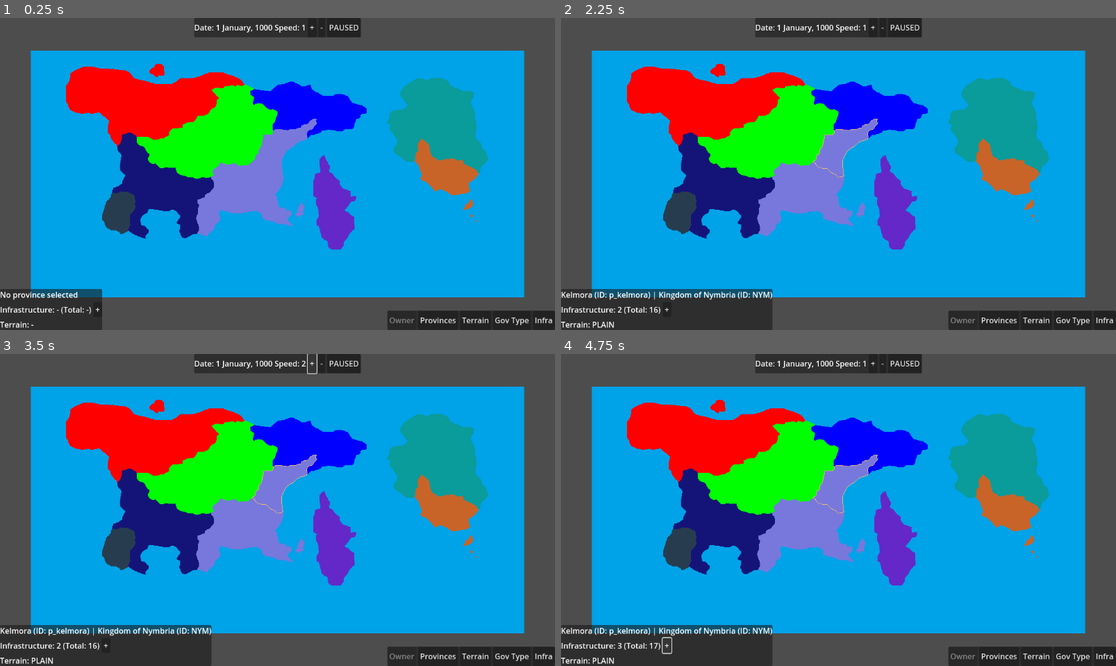
Above: before the commit, frames 1-4 (two rows, left to right).
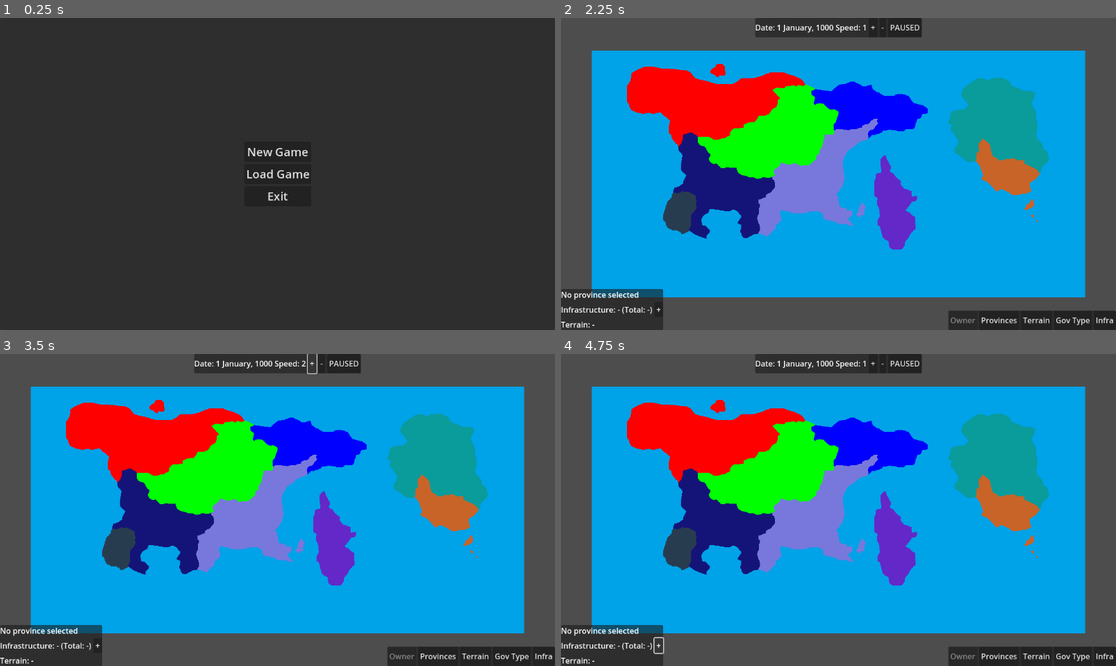
Above: after the commit, the same moments.

Repository: tsallustro/map-game
Game: Godot game, scene res://scenes/mainmenu.tscn
Two runs of this game, one before a commit and one after it. Both use one fixed random seed, a clock stepped at 60 frames per second and the inputs below. Before the commit the project starts from res://main.tscn.
Inputs (mouse positions are in pixels of both pictures, inside the frame that each line leads up to):
- Up to frame 1 (0.25 s): no input
- Up to frame 2 (2.25 s): click (838, 174) at 0.5 s, where only the run after the commit has a clickable "Load Game"; click (838, 320) at 1.25 s, where only the run after the commit has a clickable "Back"; click (838, 152) at 2 s, where only the run after the commit has a clickable "New Game"
- Up to frame 3 (3.5 s): click "+" at 2.75 s
- Up to frame 4 (4.75 s): click "-" at 3.5 s; click "+" at 4.25 s

The runs differ from the first frame. In frame 1, 95% of the frame differs, in the area x 0-100%, y 0-100%; in frame 2, 3.0%; in frame 3, 3.0%; in frame 4, 3.0%.

Commit message:
Basic main menu

Diff:
--- a/project.godot
+++ b/project.godot
@@ -11,7 +11,7 @@
 [application]
 
 config/name="Map Game"
-run/main_scene="uid://dwi8pqgrjflqx"
+run/main_scene="uid://dvl5r5hef4xi3"
 config/features=PackedStringArray("4.5", "Forward Plus")
 
 [autoload]
--- a/main.tscn
+++ b/scenes/main.tscn
@@ -1,13 +1,13 @@
 [gd_scene load_steps=9 format=3 uid="uid://dwi8pqgrjflqx"]
 
-[ext_resource type="Script" uid="uid://cv1uuktj52pfs" path="res://scripts/Map.gd" id="1_0xm2m"]
-[ext_resource type="Script" uid="uid://bghi1gxvig7dg" path="res://scripts/Main.gd" id="1_1bvp3"]
-[ext_resource type="Texture2D" uid="uid://bndlwoxpv2bwu" path="res://assets/new_province_mask.png" id="3_5vw27"]
-[ext_resource type="Script" uid="uid://0h1v0m5v5ish" path="res://scripts/UI/InfoPanel.gd" id="3_h2yge"]
-[ext_resource type="Material" uid="uid://dp2p2fepnlpm5" path="res://shaders/province_highlight_material.tres" id="4_7mycd"]
-[ext_resource type="Texture2D" uid="uid://c7qfy4w3sr2dk" path="res://assets/new_world_map.png" id="5_5vw27"]
-[ext_resource type="Script" uid="uid://dln6ybrlg45o6" path="res://scripts/MapRenderer.gd" id="6_5vw27"]
-[ext_resource type="Script" uid="uid://by54nke7cd4xi" path="res://scripts/UI/TopPanel.gd" id="7_5vw27"]
+[ext_resource type="Script" uid="uid://bghi1gxvig7dg" path="res://scripts/Main.gd" id="1_tipki"]
+[ext_resource type="Script" uid="uid://cv1uuktj52pfs" path="res://scripts/Map.gd" id="2_85g3d"]
+[ext_resource type="Texture2D" uid="uid://bndlwoxpv2bwu" path="res://assets/new_province_mask.png" id="3_choun"]
+[ext_resource type="Material" uid="uid://dp2p2fepnlpm5" path="res://shaders/province_highlight_material.tres" id="4_ya4ey"]
+[ext_resource type="Texture2D" uid="uid://c7qfy4w3sr2dk" path="res://assets/new_world_map.png" id="5_eb6dy"]
+[ext_resource type="Script" uid="uid://dln6ybrlg45o6" path="res://scripts/MapRenderer.gd" id="6_trceg"]
+[ext_resource type="Script" uid="uid://by54nke7cd4xi" path="res://scripts/UI/TopPanel.gd" id="7_a8y0u"]
+[ext_resource type="Script" uid="uid://0h1v0m5v5ish" path="res://scripts/UI/InfoPanel.gd" id="8_jkv2x"]
 
 [node name="Main" type="Control"]
 layout_mode = 3
--- /dev/null
+++ b/scenes/mainmenu.tscn
@@ -0,0 +1,92 @@
+[gd_scene load_steps=2 format=3 uid="uid://dvl5r5hef4xi3"]
+
+[ext_resource type="Script" uid="uid://cnosupqfw18bt" path="res://scripts/UI/mainmenu/MainMenuController.gd" id="1_5mbse"]
+
+[node name="Mainmenu" type="Control"]
+layout_mode = 3
+anchors_preset = 15
+anchor_right = 1.0
+anchor_bottom = 1.0
+grow_horizontal = 2
+grow_vertical = 2
+
+[node name="BasePanel" type="Panel" parent="."]
+layout_mode = 1
+anchors_preset = 15
+anchor_right = 1.0
+anchor_bottom = 1.0
+grow_horizontal = 2
+grow_vertical = 2
+script = ExtResource("1_5mbse")
+
+[node name="InitialButtons" type="VBoxContainer" parent="BasePanel"]
+layout_mode = 1
+anchors_preset = 8
+anchor_left = 0.5
+anchor_top = 0.5
+anchor_right = 0.5
+anchor_bottom = 0.5
+offset_left = -48.0
+offset_top = -33.0
+offset_right = 48.0
+offset_bottom = 33.0
+grow_horizontal = 2
+grow_vertical = 2
+
+[node name="NewGameButton" type="Button" parent="BasePanel/InitialButtons"]
+layout_mode = 2
+theme_override_font_sizes/font_size = 24
+text = "New Game"
+
+[node name="LoadGameButton" type="Button" parent="BasePanel/InitialButtons"]
+layout_mode = 2
+theme_override_font_sizes/font_size = 24
+text = "Load Game"
+
+[node name="ExitButton" type="Button" parent="BasePanel/InitialButtons"]
+layout_mode = 2
+theme_override_font_sizes/font_size = 24
+text = "Exit"
+
+[node name="LoadGameScreen" type="Control" parent="BasePanel"]
+visible = false
+layout_mode = 1
+anchors_preset = 15
+anchor_right = 1.0
+anchor_bottom = 1.0
+grow_horizontal = 2
+grow_vertical = 2
+
+[node name="Label" type="Label" parent="BasePanel/LoadGameScreen"]
+layout_mode = 0
+offset_right = 1152.0
+offset_bottom = 67.0
+theme_override_font_sizes/font_size = 48
+text = "Load Game"
+horizontal_alignment = 1
+
+[node name="SaveGames" type="VBoxContainer" parent="BasePanel/LoadGameScreen"]
+layout_mode = 1
+anchors_preset = 12
+anchor_top = 1.0
+anchor_right = 1.0
+anchor_bottom = 1.0
+offset_top = -48.0
+offset_bottom = -48.0
+grow_horizontal = 2
+grow_vertical = 0
+
+[node name="LoadGameBackButton" type="Button" parent="BasePanel/LoadGameScreen"]
+layout_mode = 1
+anchors_preset = 7
+anchor_left = 0.5
+anchor_top = 1.0
+anchor_right = 0.5
+anchor_bottom = 1.0
+offset_left = -31.5
+offset_top = -42.0
+offset_right = 31.5
+grow_horizontal = 2
+grow_vertical = 0
+theme_override_font_sizes/font_size = 24
+text = "Back"
--- a/scripts/MapRenderer.gd
+++ b/scripts/MapRenderer.gd
@@ -4,6 +4,7 @@
 @onready var map_sprite: Sprite2D = get_node(map_sprite_path)
 
 var _mat: ShaderMaterial
+var has_loaded = false
 
 func _ready() -> void:
 	_mat = map_sprite.material as ShaderMaterial
@@ -14,8 +15,12 @@
 	GameState.province_owner_changed.connect(_on_province_owner_changed)
 	GameState.province_infrastructure_changed.connect(_rebuild_infra_shader_array)
 	GameState.province_owner_changed.connect(_rebuild_owner_shader_array)
-	# If GameState loaded before we connected (rare, but possible), sync now:
-	_sync_all()
+
+	# If GameState loaded before scene
+	if !has_loaded && GameState.is_loaded:
+		_on_data_loaded()
+		_sync_all()
+		has_loaded = true
 
 func _sync_all() -> void:
 	_on_view_mode_changed(GameState.view_mode)
--- a/scripts/SaveLoadController.gd
+++ b/scripts/SaveLoadController.gd
@@ -1,7 +1,9 @@
 class_name SaveLoadController
+const save_dir = "user://savegames/"
 
 static func save_game(save_name: String, save_metadata: Dictionary, countries: Dictionary, non_existant_countries: Dictionary, provinces: Array):
 	print("Saving as %s..." % [save_name])
+	_create_savegame_dir_if_not_exists()
 	# https://docs.godotengine.org/en/stable/tutorials/io/data_paths.html#doc-data-paths
 	var path = _path_from_save_name(save_name)
 	var save_file = FileAccess.open(path, FileAccess.WRITE)
@@ -23,12 +25,12 @@
 	print("Finished saving game")
 
 
-# Returns [save_name: String, countries: Dictionary, non_existant_countries: Dictionary, provinces : Array]
+# Returns [save_name: Dictionary, countries: Dictionary, non_existant_countries: Dictionary, provinces : Array]
 static func load_game(save_name: String) -> Array:
 	var path = _path_from_save_name(save_name)
 	if not FileAccess.file_exists(path):
-		print("Save game %s not found" % [save_name])
-		return [] # Error! We don't have a save to load.
+		print("Save game %s not found" % [path])
+		return [{"speed":1,"date":-999999999},{},{},[]] # Error! We don't have a save to load.
 
 	var save_file = FileAccess.open(path, FileAccess.READ)
 
@@ -44,5 +46,28 @@
 
 	return [save_metadata, countries, non_existant_countries, provinces]
 
+static func list_saves() -> Array:
+	var dir = DirAccess.open(save_dir)
+	var save_games = []
+	if dir:
+		dir.list_dir_begin()
+		var file_name = dir.get_next()
+		while file_name != "" && file_name.ends_with(".save"):
+			if dir.current_is_dir():
+				print("Found directory: " + file_name)
+			else:
+				print("Found file: " + file_name)
+			save_games.append(file_name)
+			file_name = dir.get_next()
+		return save_games
+	else:
+		print("An error occurred when trying to access the path.")
+		return []
+
 static func _path_from_save_name(save_name: String) -> String:
-	return "user://%s.save" % [save_name]
+	return "%s%s.save" % [save_dir,save_name]
+
+static func _create_savegame_dir_if_not_exists():
+	if !DirAccess.dir_exists_absolute(save_dir):
+		print("Making new savegame dir")
+		DirAccess.make_dir_absolute(save_dir)
--- a/scripts/UI/InfoPanel.gd
+++ b/scripts/UI/InfoPanel.gd
@@ -11,6 +11,8 @@
 	increase_infra_btn.pressed.connect(_on_infra_increase_btn_pressed)
 	GameState.province_owner_changed.connect(_on_selection_changed_owner)
 
+	if GameState.is_loaded:
+		_on_data_loaded()
 func _on_data_loaded() -> void:
 	_on_selection_changed(GameState.selected_province_id)
 
--- a/scripts/UI/TopPanel.gd
+++ b/scripts/UI/TopPanel.gd
@@ -6,6 +6,9 @@
 # Speed Buttons
 @onready var speed_up_btn: Button = $DateTimeHBoxContainer/SpeedHBoxContainer/SpeedUpButton
 @onready var speed_down_btn: Button = $DateTimeHBoxContainer/SpeedHBoxContainer/SpeedDownButton
+
+var has_loaded = false
+
 func _ready() -> void:
 	GameState.date_changed.connect(_on_new_tick)
 	GameState.speed_changed.connect(_on_speed_change)
@@ -13,13 +16,21 @@
 	playPauseBtn.pressed.connect(_on_pause_btn_pressed)
 	speed_up_btn.pressed.connect(_on_speed_up_pressed)
 	speed_down_btn.pressed.connect(_on_speed_down_pressed)
+	if !has_loaded && GameState.is_loaded:
+		_initialize()
+
+func _initialize():
+	_on_new_tick(GameState.current_date)
+	_on_speed_change(GameState.speed)
+	_on_pause_toggled(GameState.isPaused)
+	has_loaded = true
 
 func _on_new_tick(new_time: Dictionary) -> void:
 	var date_str = "%d %s, %d" % [
 	new_time["day"],
 	Utils.get_month_name_from_int(new_time["month"]),
 	new_time["year"]
-]
+	]
 
 	dateLabel.text = "Date: " + date_str
 
--- /dev/null
+++ b/scripts/UI/mainmenu/MainMenuController.gd
@@ -0,0 +1,55 @@
+extends Panel
+
+# Initial Buttons
+@onready var new_game_button: Button = $InitialButtons/NewGameButton
+@onready var load_game_button: Button = $InitialButtons/LoadGameButton
+@onready var exit_button: Button = $InitialButtons/ExitButton
+
+# Load Game Buttons
+@onready var load_game_back_button: Button = $LoadGameScreen/LoadGameBackButton
+@onready var save_games_container: VBoxContainer = $LoadGameScreen/SaveGames
+
+
+# Menus
+@onready var initial_buttons : VBoxContainer = $InitialButtons
+@onready var load_game_screen : Control = $LoadGameScreen
+
+func _ready() -> void:
+	new_game_button.pressed.connect(_on_new_game_button_clicked)
+	load_game_button.pressed.connect(_on_load_game_button_clicked)
+	exit_button.pressed.connect(_on_exit_button_clicked)
+	load_game_back_button.pressed.connect(_on_load_game_back_button_clicked)
+
+func _on_new_game_button_clicked() -> void:
+	GameState.load_all()
+	get_tree().change_scene_to_file("res://scenes/main.tscn")
+
+func _on_load_game_button_clicked() -> void:
+	initial_buttons.visible = false
+	load_game_screen.visible = true
+
+	var save_games = SaveLoadController.list_saves()
+	print("Found %d saves: "%[save_games.size()])
+
+	for game_name : String in save_games:
+		game_name = game_name.left(game_name.length()-5)
+		var load_save_entry = Button.new()
+		load_save_entry.text="Save name: %s"%[game_name]
+		save_games_container.add_child(load_save_entry)
+		load_save_entry.pressed.connect(func(): _load_game(game_name))
+
+func _on_exit_button_clicked() -> void:
+	get_tree().quit()
+
+func _on_load_game_back_button_clicked():
+	load_game_screen.visible = false
+	for child in save_games_container.get_children():
+		save_games_container.remove_child(child)
+		child.queue_free()
+	save_games_container.size = Vector2(save_games_container.size.x, 0)
+	initial_buttons.visible = true
+
+func _load_game(save_name : String):
+	print("Loading "+save_name)
+	GameState.load_game_state(save_name)
+	get_tree().change_scene_to_file("res://scenes/main.tscn")
--- a/scripts/autoload/GameState.gd
+++ b/scripts/autoload/GameState.gd
@@ -31,11 +31,12 @@
 var INITIAL_DATE = Time.get_datetime_dict_from_datetime_string("1000-01-01T00:00:00", false)
 var selected_province_id: String = ""
 var current_date: Dictionary = INITIAL_DATE # { "year": 1000, "month": 1, "day": 2, "weekday": 4, "hour": 0, "minute": 0, "second": 0 }
-var timePerTick := 5 # In seconds
+var timePerTick := 2 # In seconds
 var tickTimeRemaining := float(timePerTick)
 var speed := 1 # A tick occurs every (timePerTick / speed) seconds
 var isPaused = true
 
+var is_loaded = false
 func _ready() -> void:
 	call_deferred("load_all")
 
@@ -65,6 +66,7 @@
 	print("Building indexes...")
 	_build_indexes()
 	print("Indexes built")
+	is_loaded = true
 	emit_signal("data_loaded")
 
 func _build_indexes() -> void:
--- a/scripts/autoload/LimboConsoleConfig.gd
+++ b/scripts/autoload/LimboConsoleConfig.gd
@@ -6,6 +6,7 @@
 	LimboConsole.register_command(set_prov_owner)
 	LimboConsole.register_command(save)
 	LimboConsole.register_command(load)
+	LimboConsole.register_command(main_menu)
 
 func annex(annexer_country_id: String, annexee_country_id: String) -> void:
 	if (annexer_country_id == annexee_country_id):
@@ -30,6 +31,9 @@
 	GameState.set_province_owner(province_id, country_id)
 	LimboConsole.info("%s now owns %s" % [country_id, province_id])
 
+func main_menu():
+	get_tree().change_scene_to_file("res://scenes/mainmenu.tscn")
+
 func save(save_name: String) -> void:
 	GameState.save_game_state(save_name)
 func load(save_name: String) -> void:
Not shown, changed: TODO.txt
Not shown: 3 places in scenes/main.tscn that only renumber resources
Not shown, added: scripts/UI/mainmenu/MainMenuController.gd.uid
